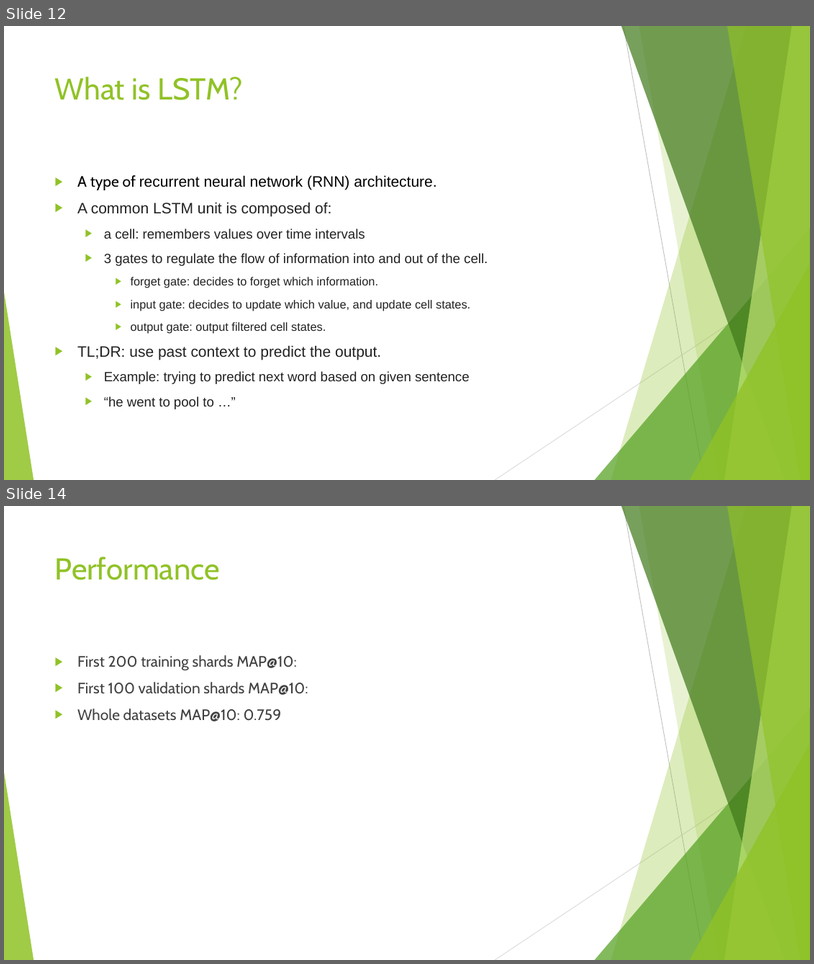
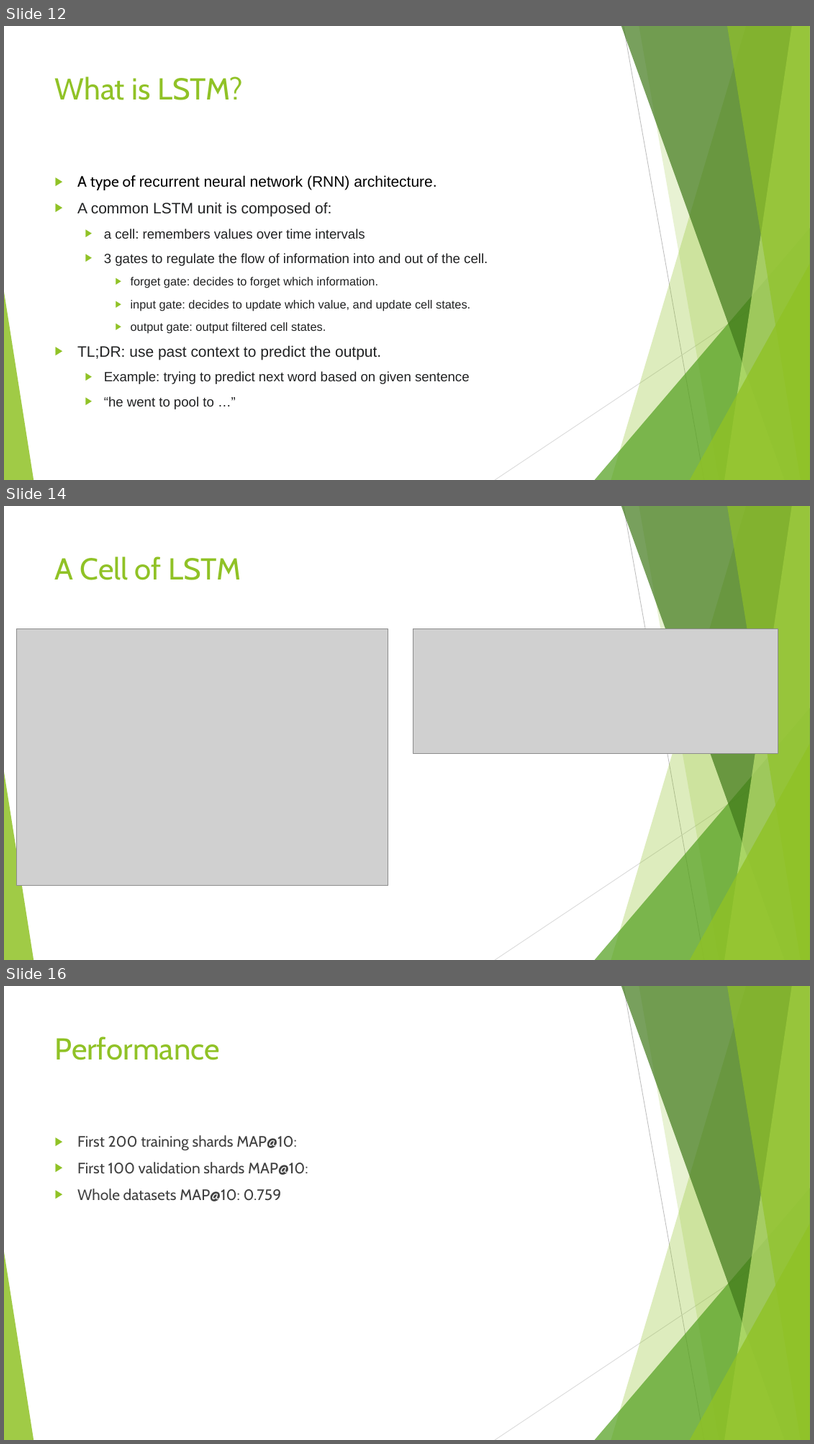
Before and after one commit to VongolaTeong/Multi-label-Classification-on-YouTube-8M, a slide deck: 518030990014.pptx. Shown one above the other, each under a label of ours: slides 12 and 14 before the commit, slides 12, 14 and 16 after it; the slides between them are not shown. The pictures are 814x964 and 814x1444 pixels, drawn with LibreOffice and Linux fonts; fonts in the diff are those of the drawing; grey boxes stand for pictures. Boxes give left, top, right and bottom in pixels: in the first picture for what was removed or moved away, otherwise in the second. Text is boxed around its words. In the diff, an @@ line names an element or a change of style, - is before the commit and + after.

```diff
--- a/518030990014.pptx
+++ b/518030990014.pptx
@@ slide 14 added at [4,506,810,960], background #FFFFFF; not listed: 10 template elements that a slide beside it also shows @@
@@ title added at [55,556,241,580], 36 pt, text #90C226 @@
+A Cell of LSTM
@@ picture added at [16,629,388,885] @@
@@ picture added at [413,629,778,754] @@
@@ what was slide 14 is now slide 16 @@
```
Also in this commit, not shown: 3 other slides added, 2 slides removed, 8 other files.
